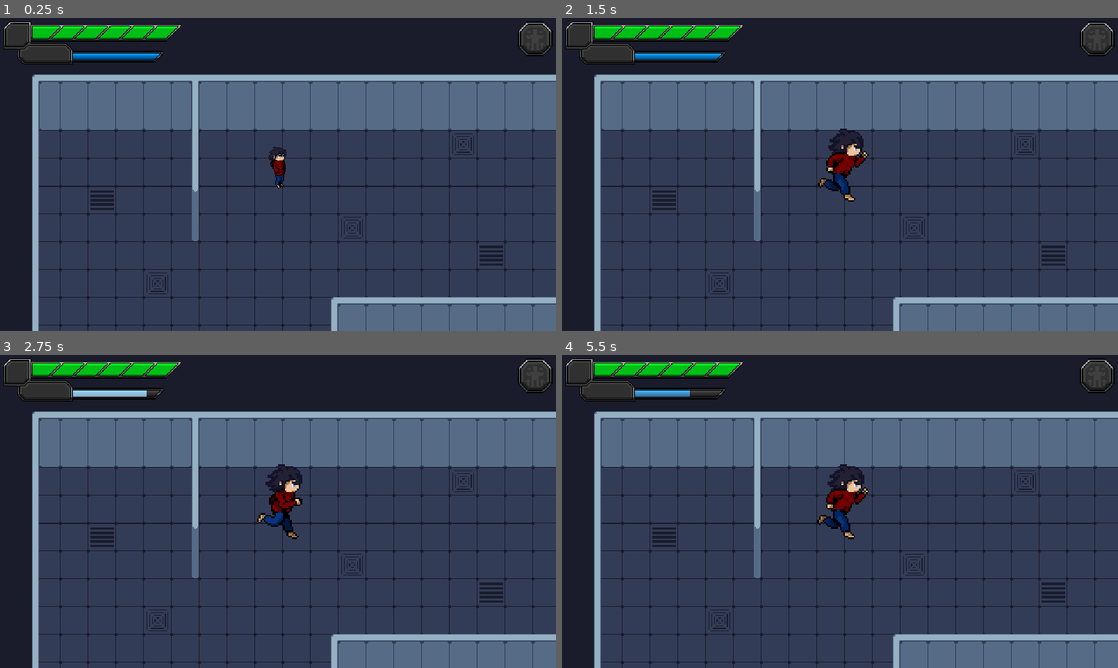
Above: before the commit, frames 1-4 (two rows, left to right).
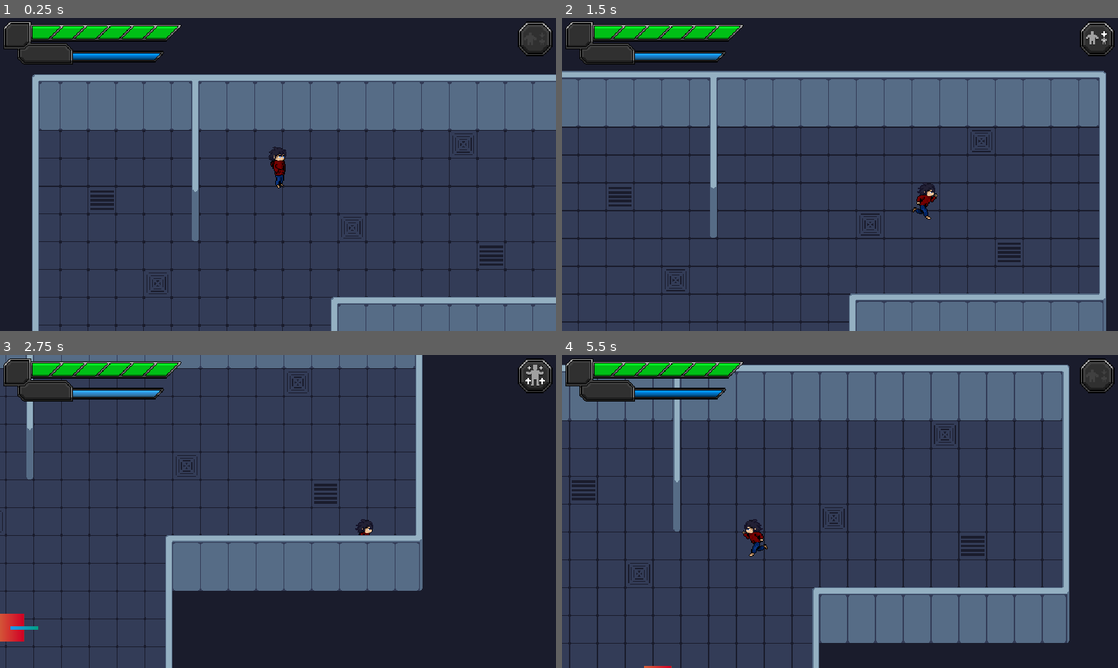
Above: after the commit, the same moments.

Repository: DarrylBD99/Game-Off-2023
Game: Godot game, scene res://Scenes/Levels/LevelTest.tscn
Two runs of this game, one before a commit and one after it. Both use one fixed random seed, a clock stepped at 60 frames per second and the inputs below.
Inputs (mouse positions are in pixels of both pictures, inside the frame that each line leads up to):
- Up to frame 1 (0.25 s): no input
- Up to frame 2 (1.5 s): tap Enter at 0.5 s; move the mouse to (962, 158) at 0.52 s; hold D (player_right) 0.53-1.28 s; hold Q (player_ability) 0.53-1.28 s; move the mouse to (728, 190) at 1.27 s; hold S (player_down) from 1.28 s (still down); click (728, 190) at 1.35 s
- Up to frame 3 (2.75 s): move the mouse to (333, 442) at 2.02 s; release S (player_down) at 2.03 s; hold D (player_right) from 2.03 s (still down); tap Mouse wheel down (weapon_down) at 2.1 s
- Up to frame 4 (5.5 s): move the mouse to (812, 574) at 2.77 s; release D (player_right) at 2.78 s; hold W (player_up) 2.78-3.53 s; tap Mouse wheel up (weapon_up) at 2.85 s; move the mouse to (1006, 558) at 3.52 s; hold Q (player_ability) 3.53-4.28 s; hold A (player_left) 3.53-5.03 s; move the mouse to (673, 464) at 4.27 s; click (673, 464) at 4.35 s; move the mouse to (867, 511) at 5.02 s; hold S (player_down) from 5.03 s (still down); tap Mouse wheel down (weapon_down) at 5.1 s

The runs differ from the first frame. In frame 2, 24% of the frame differs, in the area x 0-100%, y 4-100%; in frame 3, 70%, in the area x 0-100%, y 0-100%; in frame 4, 57%.
Error before the commit: Invalid access to property or key 'dash_bool' on a base object of type 'CharacterBody2D (Player)'. (res://Scripts/Entity/Player/States/IDLE.gd:12)

Commit message:
Update Player.gd

Diff:
--- a/Scripts/Entity/Player/Player.gd
+++ b/Scripts/Entity/Player/Player.gd
@@ -6,6 +6,7 @@
 @export var energy : Energy
 
 var bullet_scene : PackedScene
+var dash_bool : bool = false
 
 var attack_1_sfx : AudioStreamPlayer
 
@@ -42,8 +43,12 @@
 	return ability_list[ability_select]
 
 func _ready():
+	# unlock all abilities
+	add_ability(EmSmallen.new())
 	add_ability(Maximize.new())
 	add_ability(Minimize.new())
+	add_ability(Dash_ability.new())
+
 	bullet_scene = preload("res://Scenes/Objects/bullet.tscn")
 	GameManager.player = self
 
